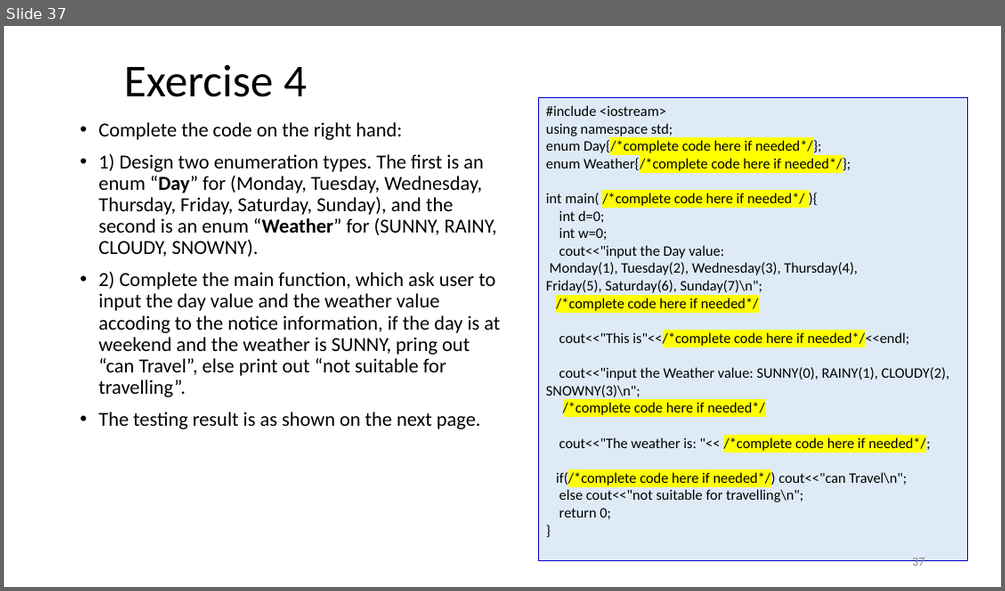
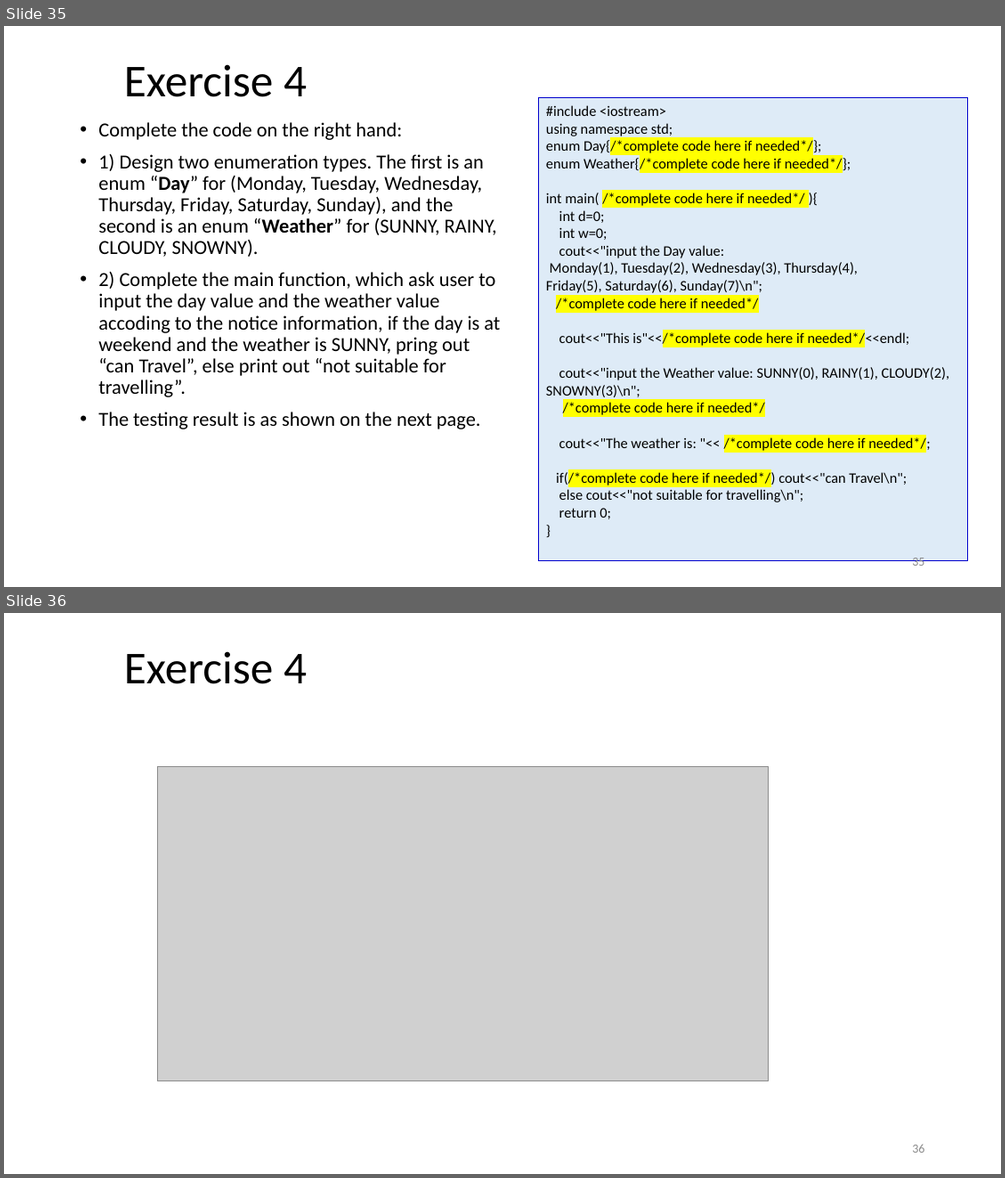
Before and after one commit to ShiqiYu/CPP, a slide deck: week04/Lab04.pptx. Shown one above the other, each under a label of ours: slide 37 before the commit, slides 35 and 36 after it. The pictures are 1005x591 and 1005x1178 pixels, drawn with LibreOffice and Linux fonts; fonts in the diff are those of the drawing; grey boxes stand for pictures; background and template pictures are left out. Boxes give left, top, right and bottom in pixels: in the first picture for what was removed or moved away, otherwise in the second. Text is boxed around its words. In the diff, an @@ line names an element or a change of style, - is before the commit and + after.

```diff
--- a/week04/Lab04.pptx
+++ b/week04/Lab04.pptx
@@ slide 36 added at (4,613,1001,1174), background #FFFFFF @@
@@ title added at (124,651,307,684), 44 pt, text #000000 @@
+Exercise 4
@@ picture added at (157,766,769,1081) @@
@@ page number added at (912,1144,924,1152), 12 pt, text #8C8C8C @@
+36
@@ what was slide 37 is now slide 35 @@
@@ page number at (912,557,924,565): text changed @@
-37
+35
```
Also in this commit, not shown: 3 slides changed, 3 slides removed, 1 other file.
